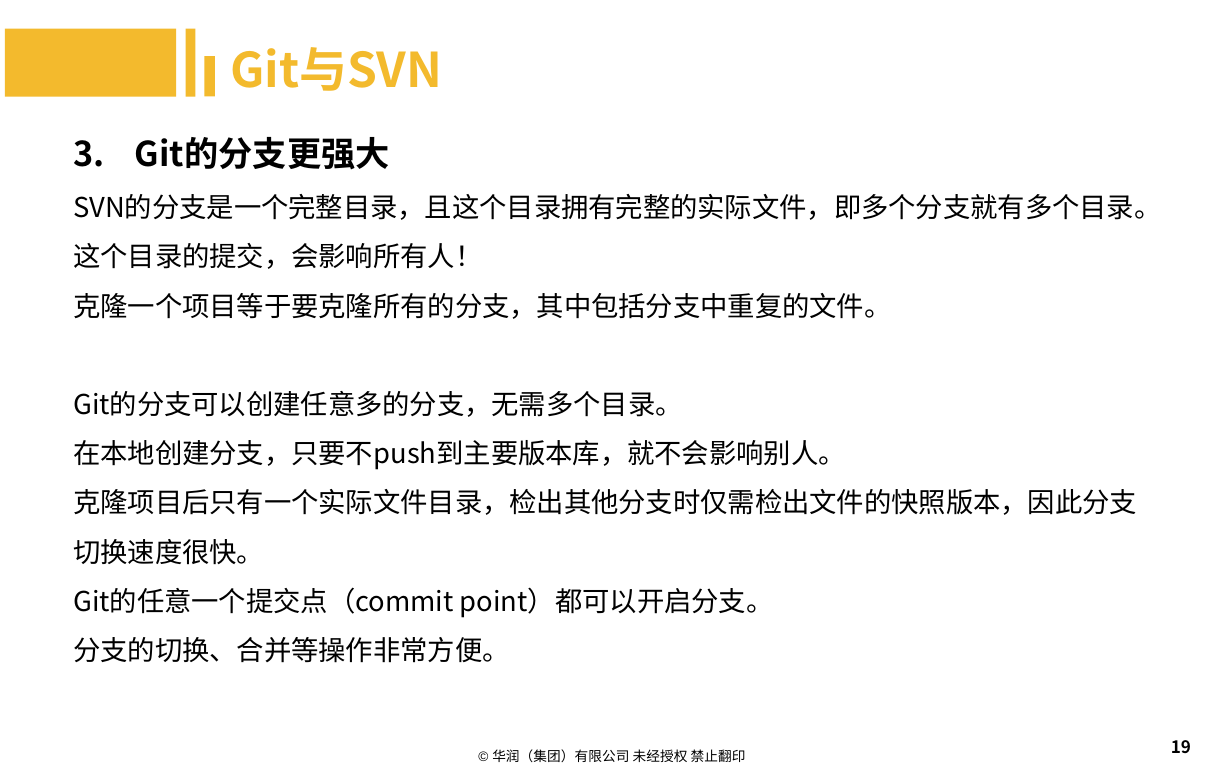
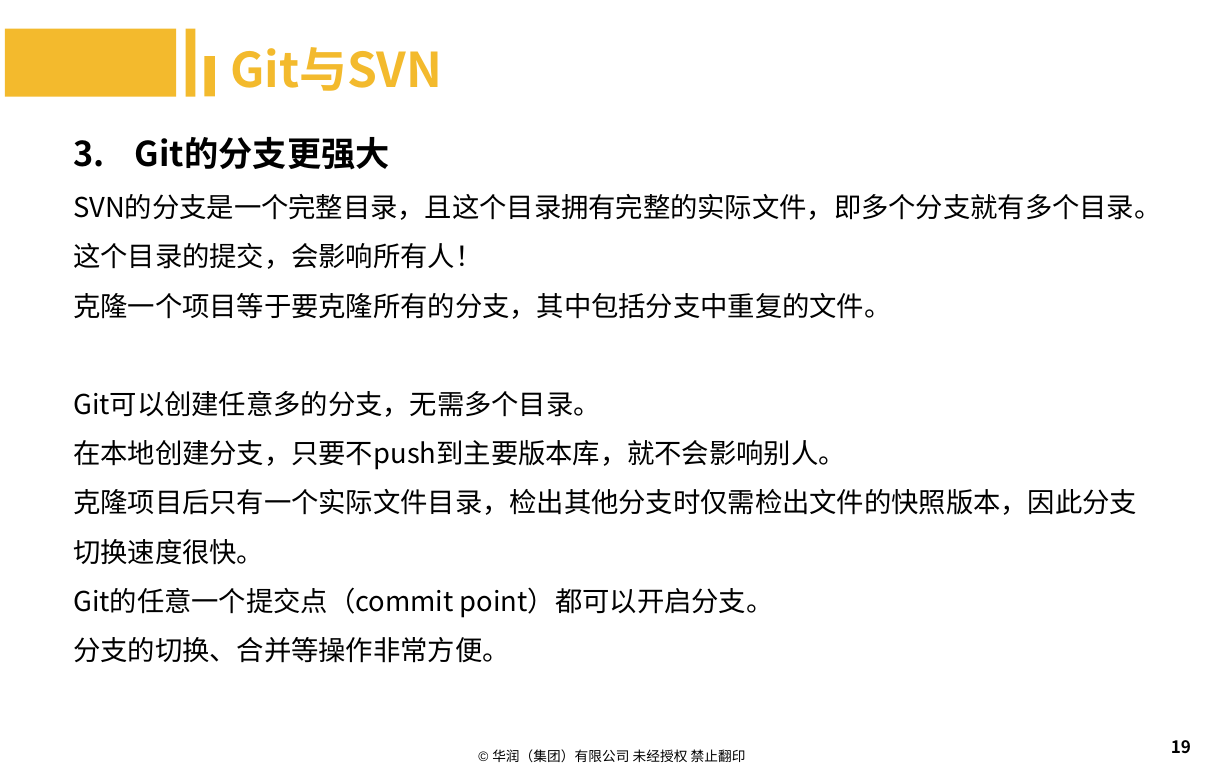
Before and after one commit to machenzhao/git-present, a slide deck: slide 19 of Git.pptx. Drawn at 1232x770 pixels with LibreOffice and Linux fonts; fonts in the diff are those of the drawing; background and template pictures are left out. Boxes give left, top, right and bottom in pixels: in the first picture for what was removed or moved away, otherwise in the second. Text is boxed around its words. In the diff, an @@ line names an element or a change of style, - is before the commit and + after.

```diff
--- a/Git.pptx
+++ b/Git.pptx
@@ text at <box>73,391,601,417</box>: text changed @@
-Git的分支可以创建任意多的分支，无需多个目录。
+Git可以创建任意多的分支，无需多个目录。
```
Also in this commit, not shown: 6 other slides changed.
